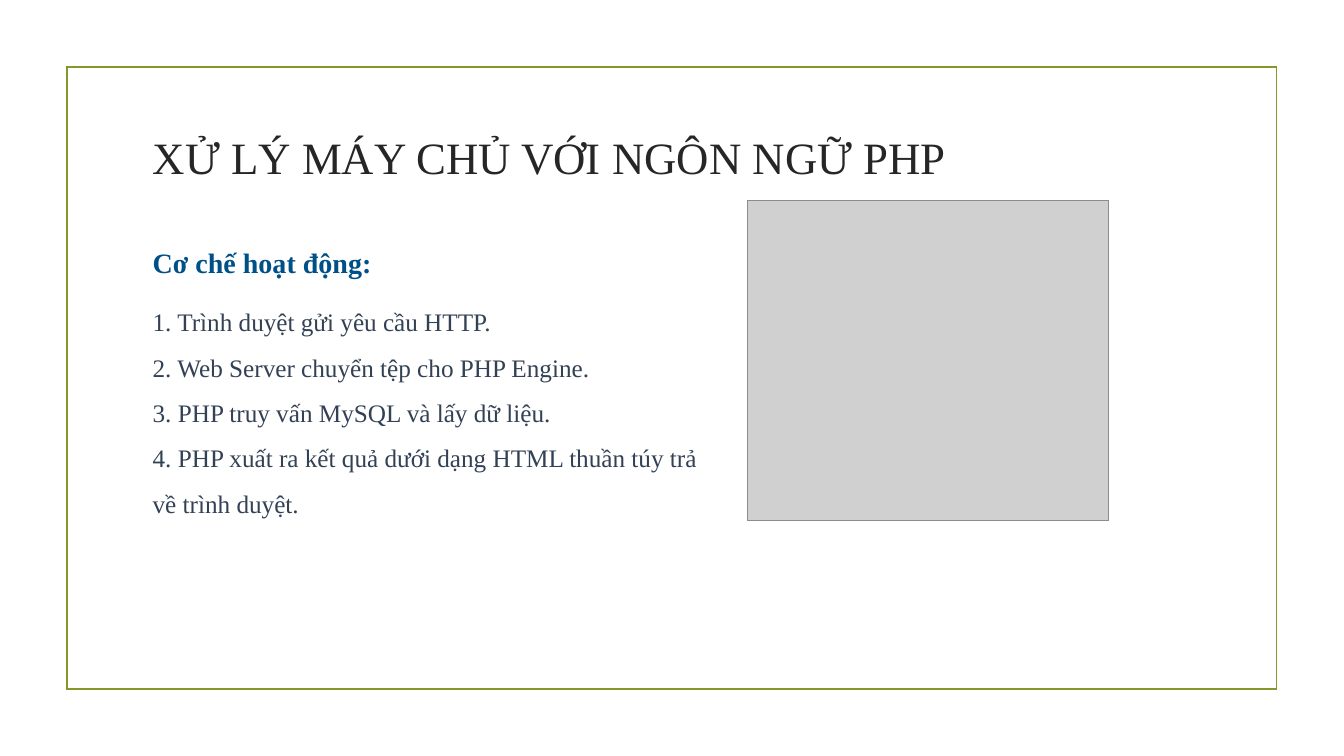
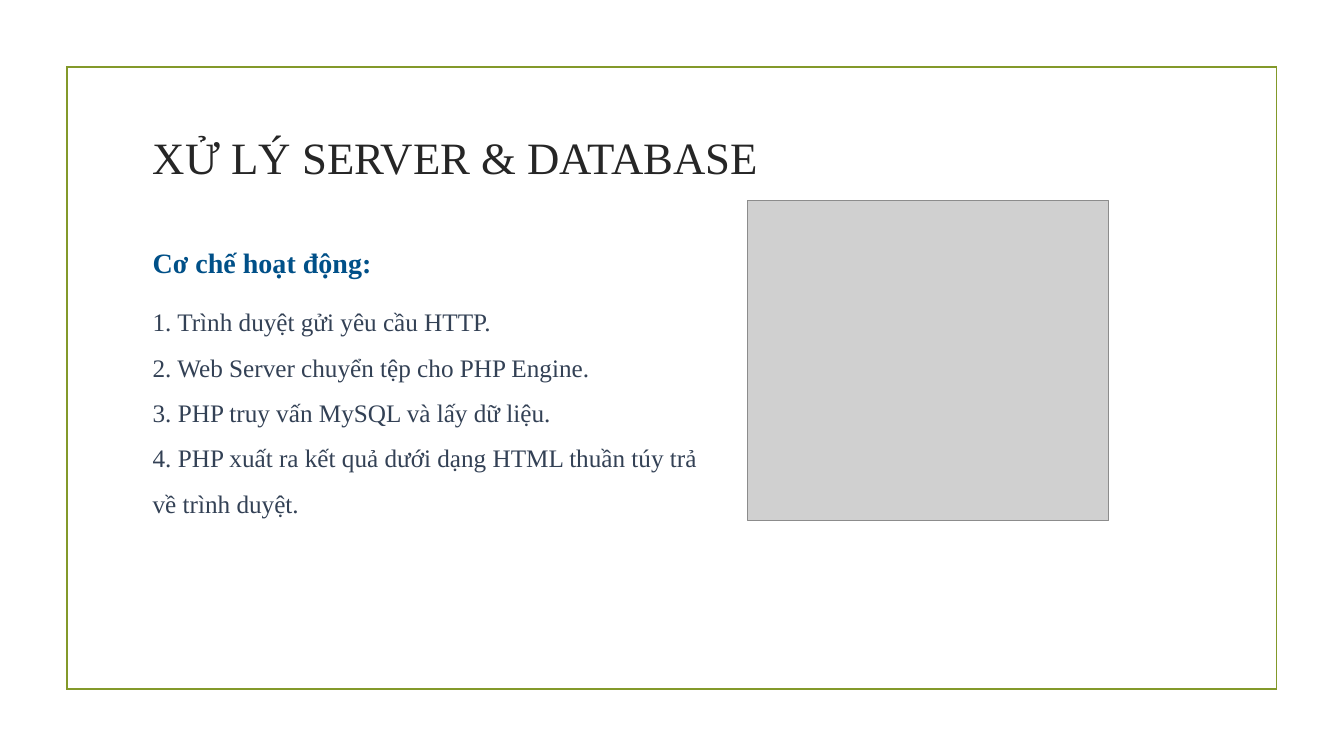
Before and after one commit to thuhuynh1/CSN-DA23TTD-HuynhNgocMinhThu-course-lookup-php, a slide deck: slide 12 of Bài thuyết trình.pptx. Drawn at 1344x756 pixels with LibreOffice and Linux fonts; fonts in the diff are those of the drawing; grey boxes stand for pictures; background and template pictures are left out. Boxes give left, top, right and bottom in pixels: in the first picture for what was removed or moved away, otherwise in the second. Text is boxed around its words. In the diff, an @@ line names an element or a change of style, - is before the commit and + after.

```diff
--- a/Bài thuyết trình.pptx
+++ b/Bài thuyết trình.pptx
@@ title at box(153, 139, 758, 175): text changed @@
-XỬ LÝ MÁY CHỦ VỚI NGÔN NGỮ PHP
+XỬ LÝ SERVER & DATABASE
```
Also in this commit, not shown: 7 other slides changed, 4 other files.
